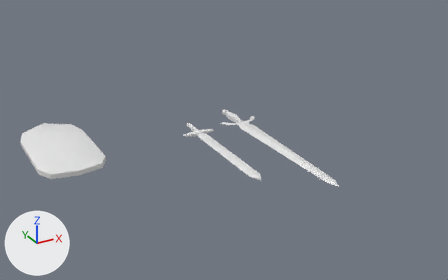
Two versions of the Blender file Raw/weapons.blend, one commit apart.
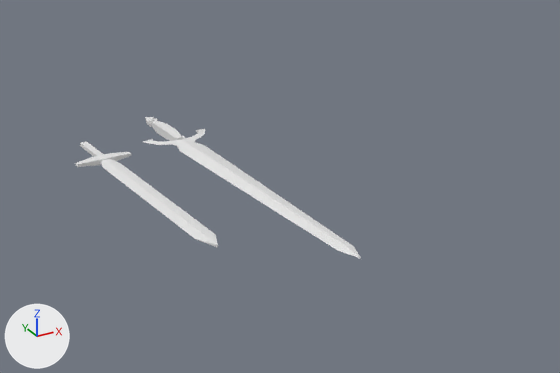
Old and new are each drawn whole from a 50 mm camera at (-1.79, -3.68, 1.71) aimed at (0.0, -0.43, 0.09) and again close up on the part from 32% to 100% of the width and 16% to 89% of the height. Lighting does not change. The marker at lower left points along +X, +Y and +Z.

The first close-up shows 'sword_1', 'sword_2'.
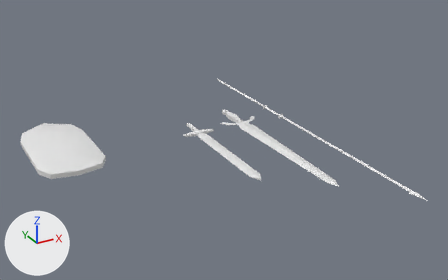
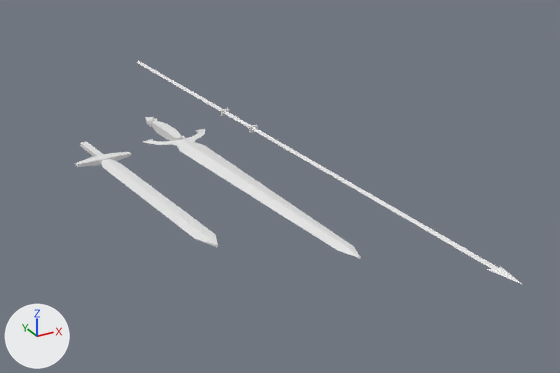
Where the change shows, as pixel boxes (x1, y1, x2, y2) in the close-ups (560 x 373 px):
'spear_1', added
    after: (137, 61, 522, 284)

Patch to the scene script:
```diff
--- a/Raw/weapons.blend.py
+++ b/Raw/weapons.blend.py
@@ me_cube_003 @@
+me_cube_003.from_pydata(...)  # 34 vertices, 18 faces, 6 loose edges; spans x -0.03..0.0, y -1.55..0.93, z -0.01..0.01
@@ ob_spear_1 @@
+ob_spear_1 = bpy.data.objects.new('spear_1', me_cube_003)
+ob_spear_1.location = (0.682, 0.0, 0.0)
+_m = ob_spear_1.modifiers.new('Mirror', 'MIRROR')
+_m.use_clip = True
+_m = ob_spear_1.modifiers.new('EdgeSplit', 'EDGE_SPLIT')
```
